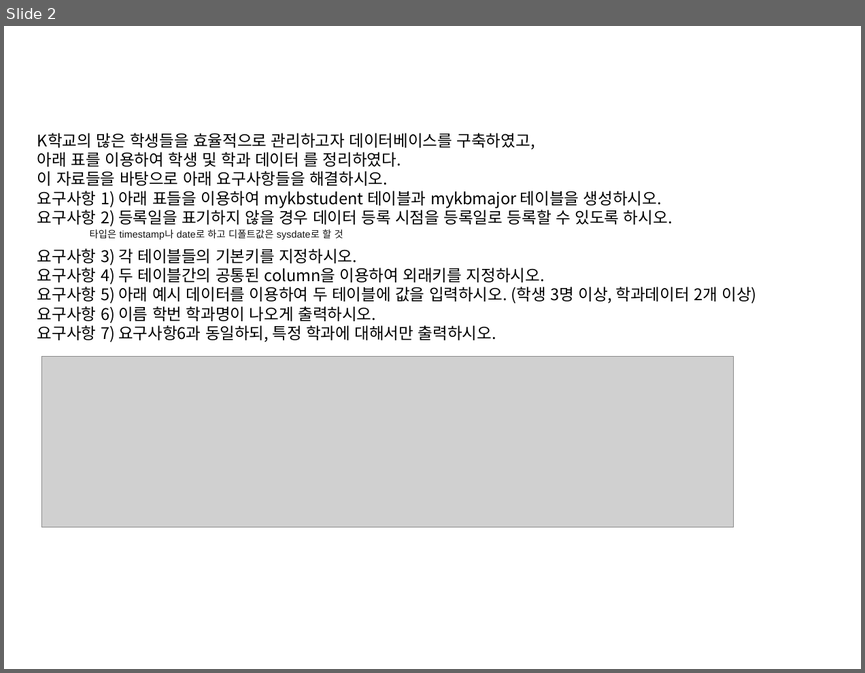
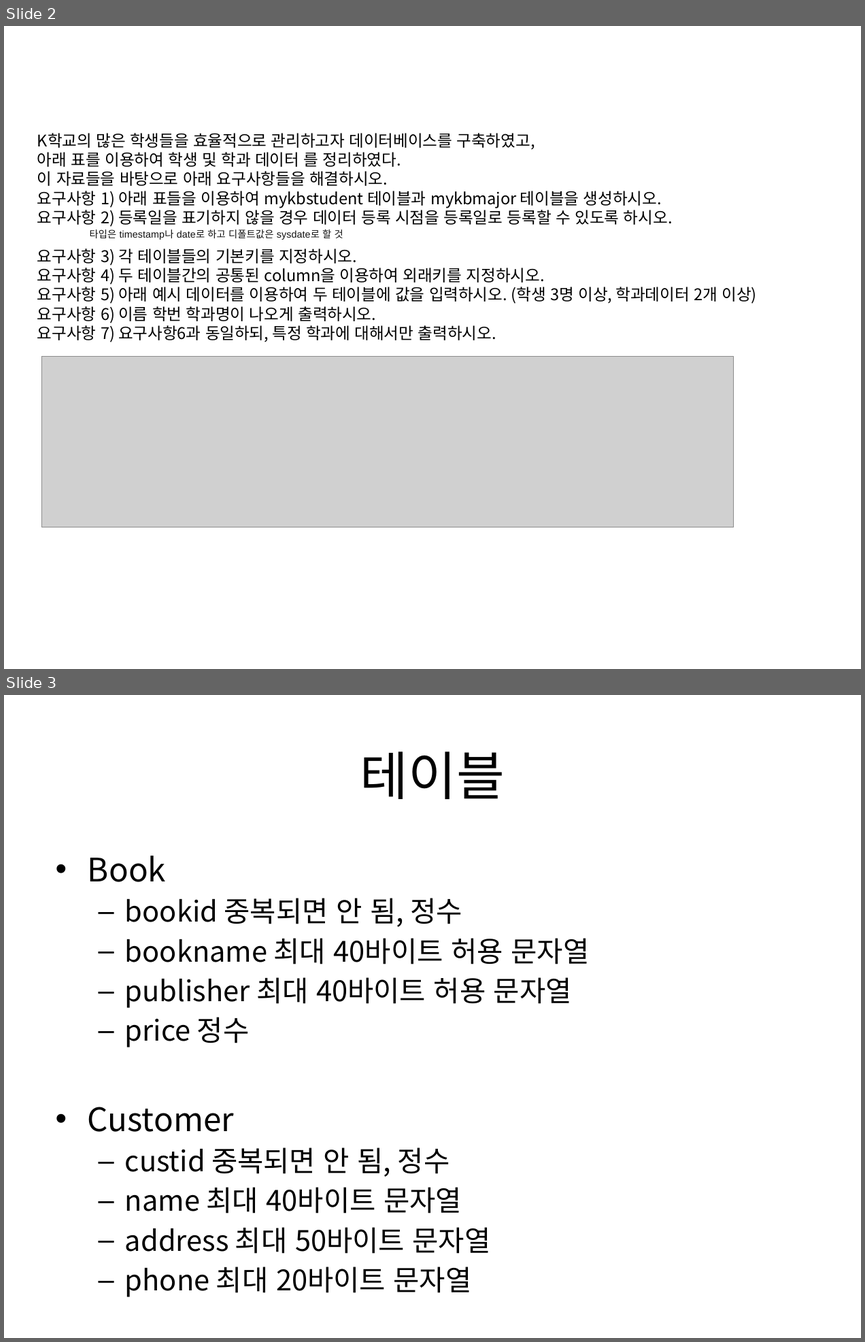
Before and after one commit to DongJoonLeeDJ/AI_501_4, a slide deck: djlee/DB/20211228/실습문제.pptx. Shown one above the other, each under a label of ours: slide 2 before the commit, slides 2 and 3 after it. The pictures are 865x673 and 865x1342 pixels, drawn with LibreOffice and Linux fonts; fonts in the diff are those of the drawing; grey boxes stand for pictures. Boxes give left, top, right and bottom in pixels: in the first picture for what was removed or moved away, otherwise in the second. Text is boxed around its words. In the diff, an @@ line names an element or a change of style, - is before the commit and + after.

```diff
--- a/djlee/DB/20211228/실습문제.pptx
+++ b/djlee/DB/20211228/실습문제.pptx
@@ slide 3 added at (4,695,861,1338), background #FFFFFF @@
@@ title added at (360,751,504,799), 44 pt, text #000000 @@
+테이블
@@ text added at (88,855,589,1297), 23.8 pt, text #000000 @@
+• Book
+  – bookid 중복되면 안 됨, 정수
+  – bookname 최대 40바이트 허용 문자열
+  – publisher 최대 40바이트 허용 문자열
+  – price 정수
+• Customer
+  – custid 중복되면 안 됨, 정수
+  – name 최대 40바이트 문자열
+  – address 최대 50바이트 문자열
+  – phone 최대 20바이트 문자열
```
Also in this commit, not shown: 2 other slides added.
